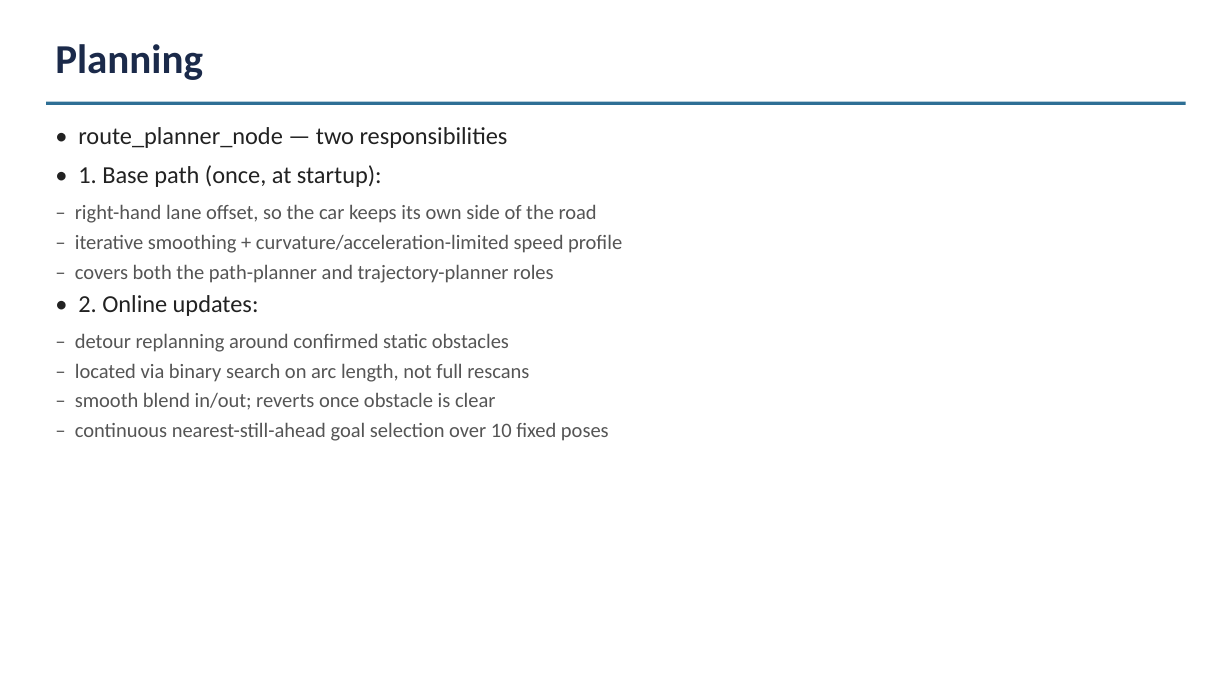
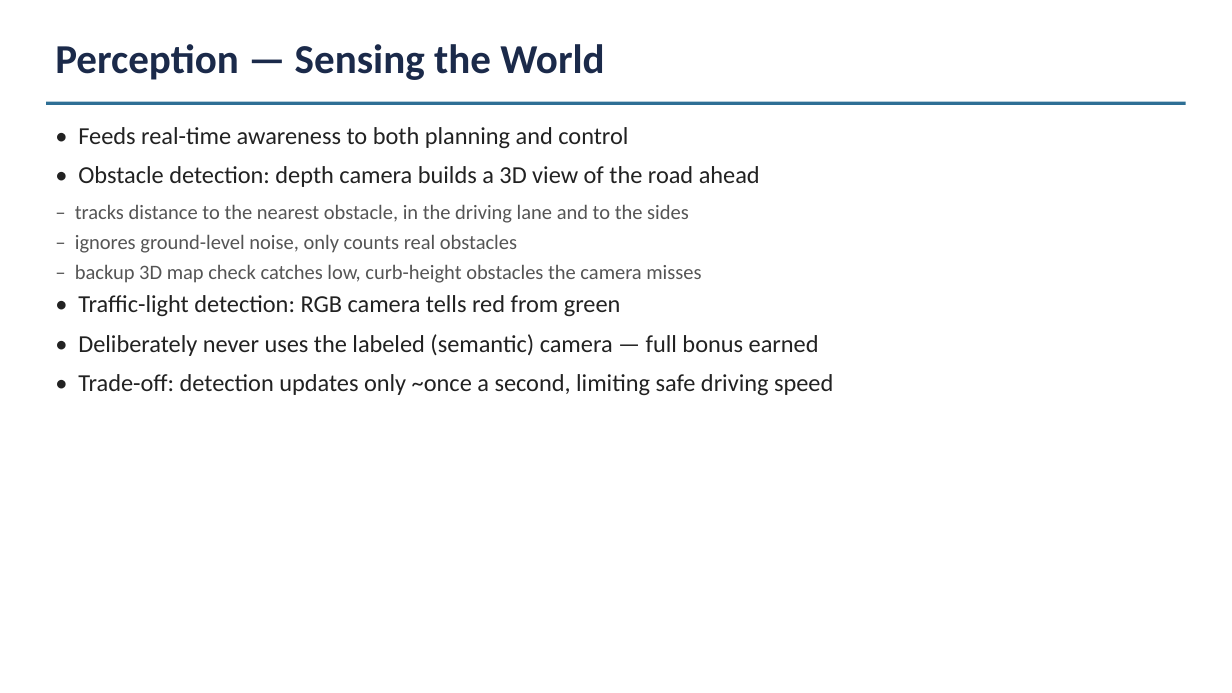
Before and after one commit to ly836669642-lgtm/project, a slide deck: slide 4 of docs/Report.pptx. Drawn at 1232x693 pixels with LibreOffice and Linux fonts; fonts in the diff are those of the drawing. Boxes give left, top, right and bottom in pixels: in the first picture for what was removed or moved away, otherwise in the second. Text is boxed around its words. In the diff, an @@ line names an element or a change of style, - is before the commit and + after.

```diff
--- a/docs/Report.pptx
+++ b/docs/Report.pptx
@@ text at <box>55,44,604,80</box>: text changed @@
-Planning
+Perception — Sensing the World
@@ text at <box>75,127,833,395</box>: text changed; size 16 to 19 pt; text colour #555555 to #222222 @@
-• route_planner_node — two responsibilities
-• 1. Base path (once, at startup):
-‒ right-hand lane offset, so the car keeps its own side of the road
-‒ iterative smoothing + curvature/acceleration-limited speed profile
-‒ covers both the path-planner and trajectory-planner roles
-• 2. Online updates:
-‒ detour replanning around confirmed static obstacles
-‒ located via binary search on arc length, not full rescans
-‒ smooth blend in/out; reverts once obstacle is clear
-‒ continuous nearest-still-ahead goal selection over 10 fixed poses
+• Feeds real-time awareness to both planning and control
+• Obstacle detection: depth camera builds a 3D view of the road ahead
+‒ tracks distance to the nearest obstacle, in the driving lane and to the sides
+‒ ignores ground-level noise, only counts real obstacles
+‒ backup 3D map check catches low, curb-height obstacles the camera misses
+• Traffic-light detection: RGB camera tells red from green
+• Deliberately never uses the labeled (semantic) camera — full bonus earned
+• Trade-off: detection updates only ~once a second, limiting safe driving speed
```
Also in this commit, not shown: 1 other slide changed, 2 slides added, 2 slides removed, 1 other file.
